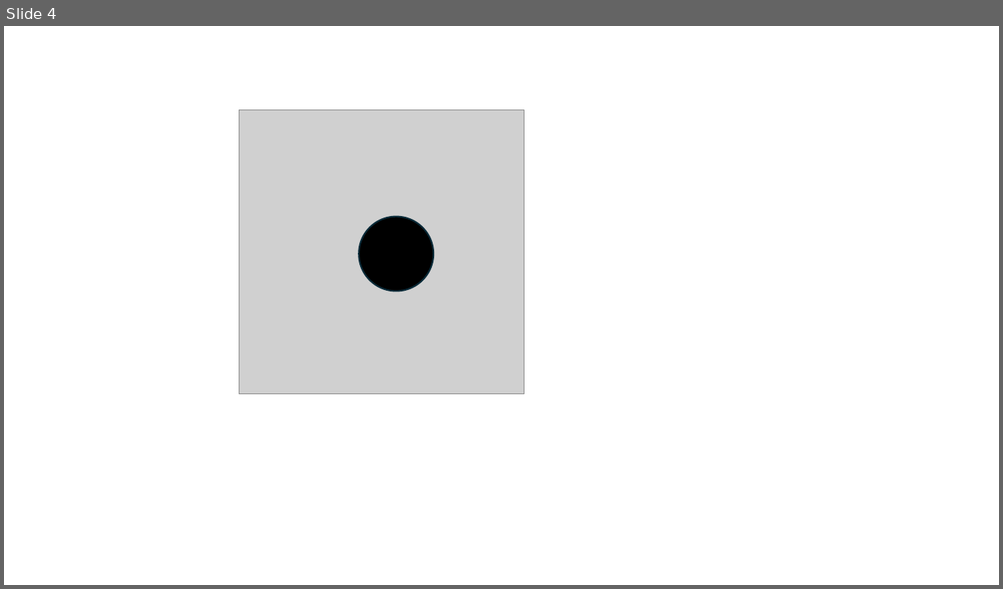
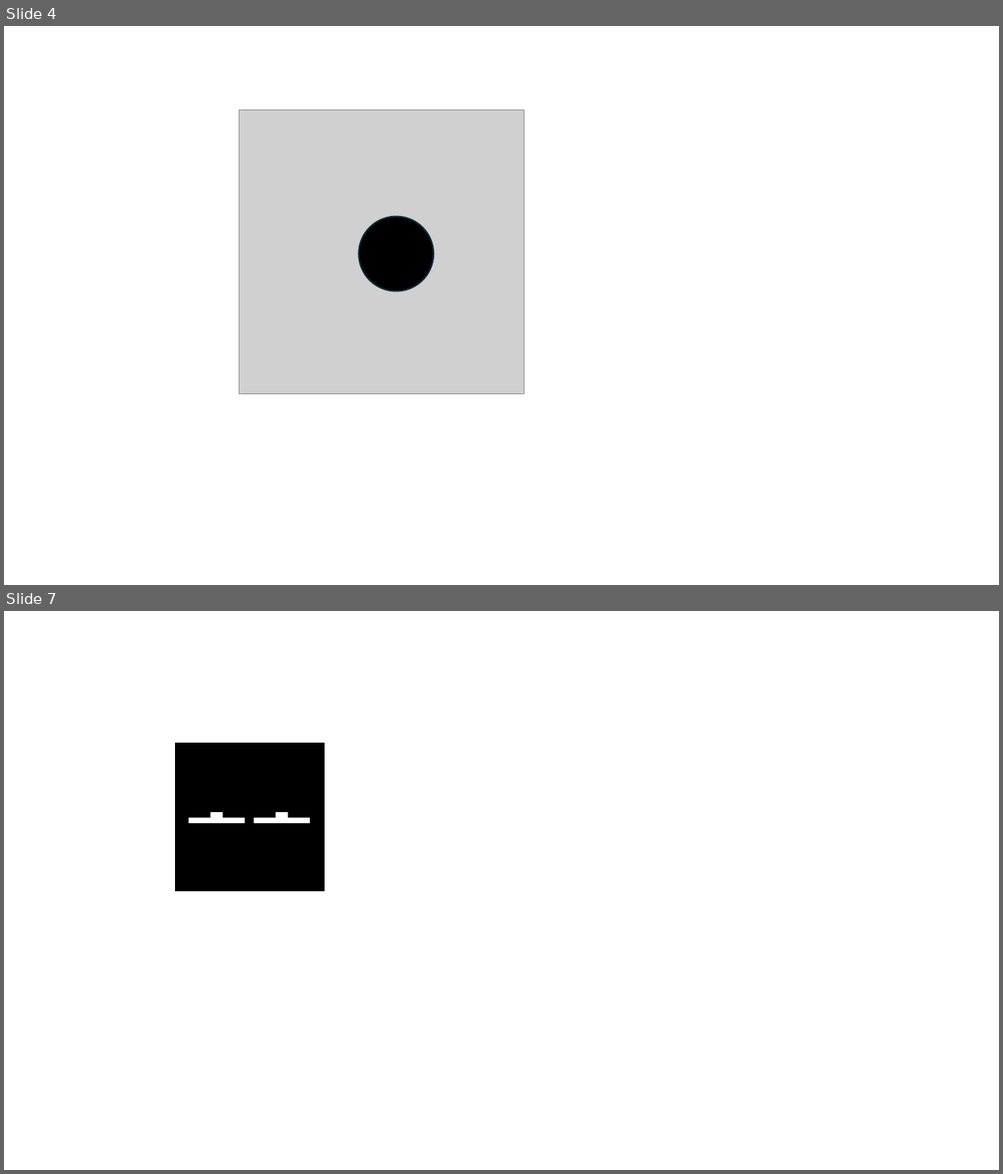
Before and after one commit to Daniel-Oberlin/FlightGear-StreamDeck, a slide deck: StreamDeck/icons/icons.pptx. Shown one above the other, each under a label of ours: slide 4 before the commit, slides 4 and 7 after it; the slides between them are not shown. The pictures are 1003x589 and 1003x1174 pixels, drawn with LibreOffice and Linux fonts; fonts in the diff are those of the drawing; grey boxes stand for pictures. Boxes give left, top, right and bottom in pixels: in the first picture for what was removed or moved away, otherwise in the second. Text is boxed around its words. In the diff, an @@ line names an element or a change of style, - is before the commit and + after.

```diff
--- a/StreamDeck/icons/icons.pptx
+++ b/StreamDeck/icons/icons.pptx
@@ slide 7 added at (4,611,999,1170), background #FFFFFF @@
@@ rectangle added at (176,743,324,891), fill #000000, outline #000000 1.5 pt, 108 pt, text #FFFFFF, bold @@
+++
@@ rectangle added at (182,781,309,812), fill #000000, outline #000000 1.5 pt @@
@@ rectangle added at (186,780,313,811), fill #000000, outline #000000 1.5 pt @@
@@ rectangle added at (186,825,310,856), fill #000000, outline #000000 1.5 pt @@
@@ rectangle added at (186,824,310,855), fill #000000, outline #000000 1.5 pt @@
```
Also in this commit, not shown: 3 other slides added, 4 other files.
